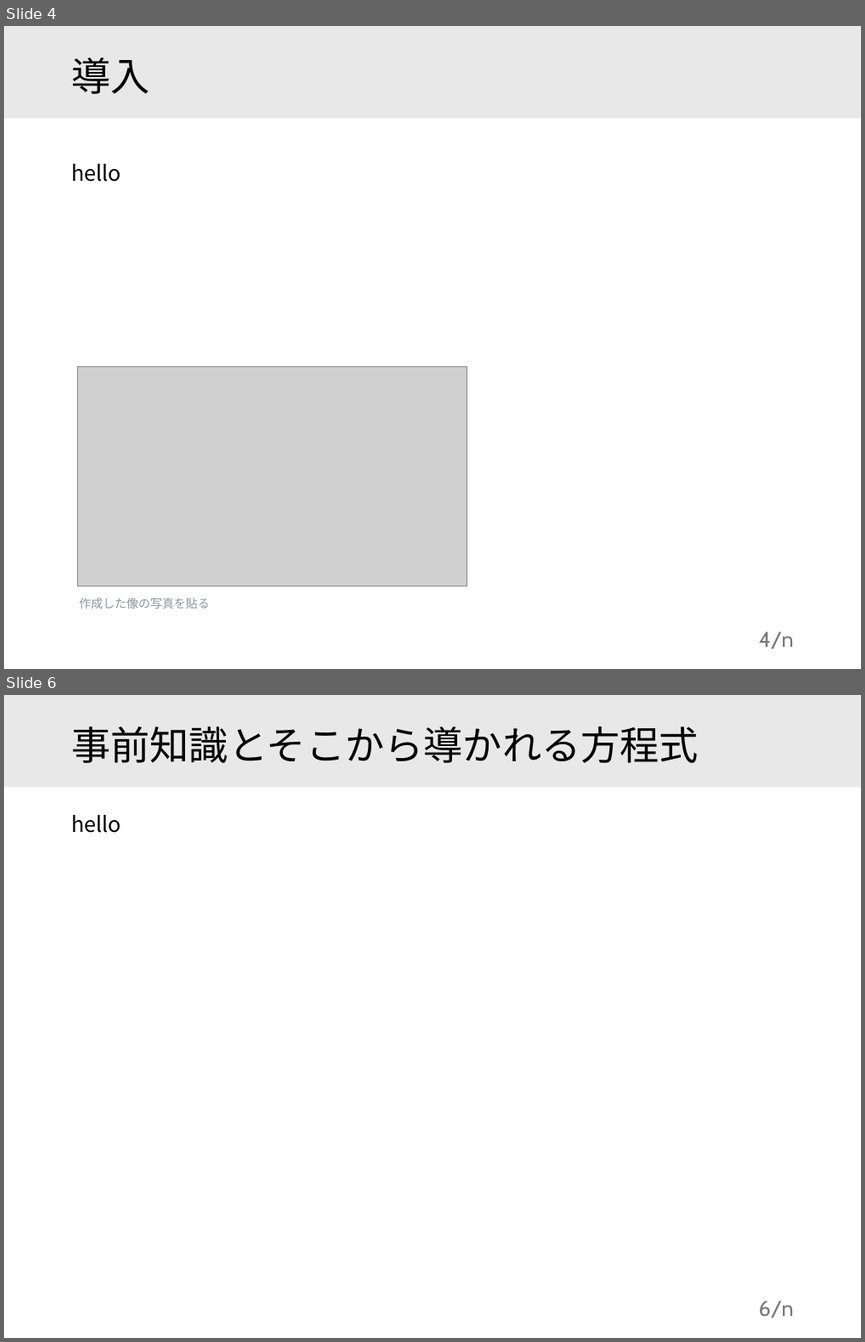
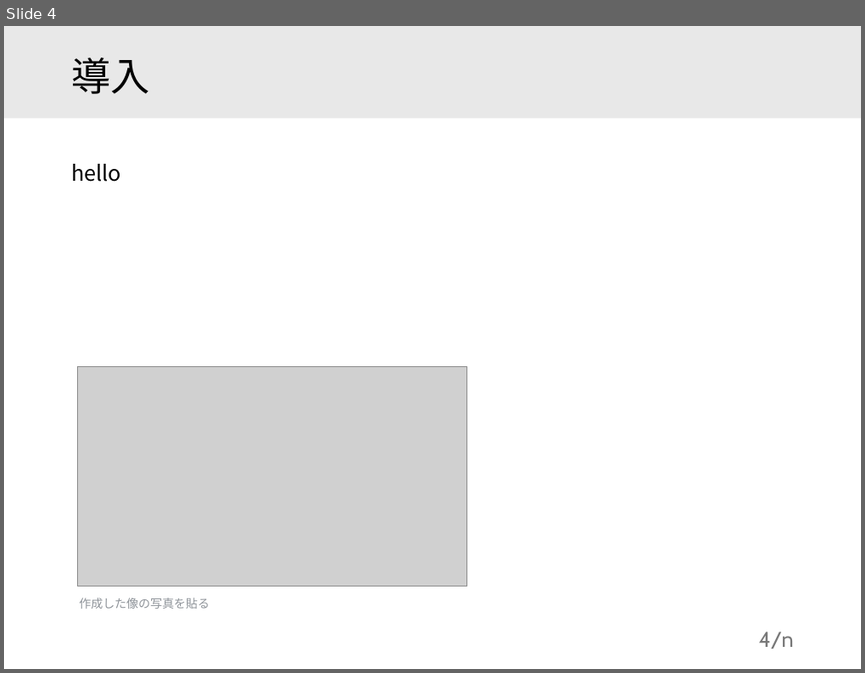
Before and after one commit to motoki-omamiuda/gakushuin, a slide deck: docs/大輪講.pptx. Shown one above the other, each under a label of ours: slides 4 and 6 before the commit, slide 4 after it; the slides between them are not shown. The pictures are 865x1342 and 865x673 pixels, drawn with LibreOffice and Linux fonts; fonts in the diff are those of the drawing; grey boxes stand for pictures. Boxes give left, top, right and bottom in pixels: in the first picture for what was removed or moved away, otherwise in the second. Text is boxed around its words. In the diff, an @@ line names an element or a change of style, - is before the commit and + after.

```diff
--- a/docs/大輪講.pptx
+++ b/docs/大輪講.pptx
@@ slide 6 removed at bbox=[4, 695, 861, 1338], background #FFFFFF @@
@@ rectangle removed at bbox=[4, 695, 861, 788] @@
@@ title removed at bbox=[71, 726, 698, 763] @@
-事前知識とそこから導かれる方程式
@@ text removed at bbox=[71, 815, 121, 833] @@
-hello
@@ page number removed at bbox=[759, 1300, 794, 1317] @@
-6/n
```
Also in this commit, not shown: 4 slides changed, 2 slides added, 5 other files.
